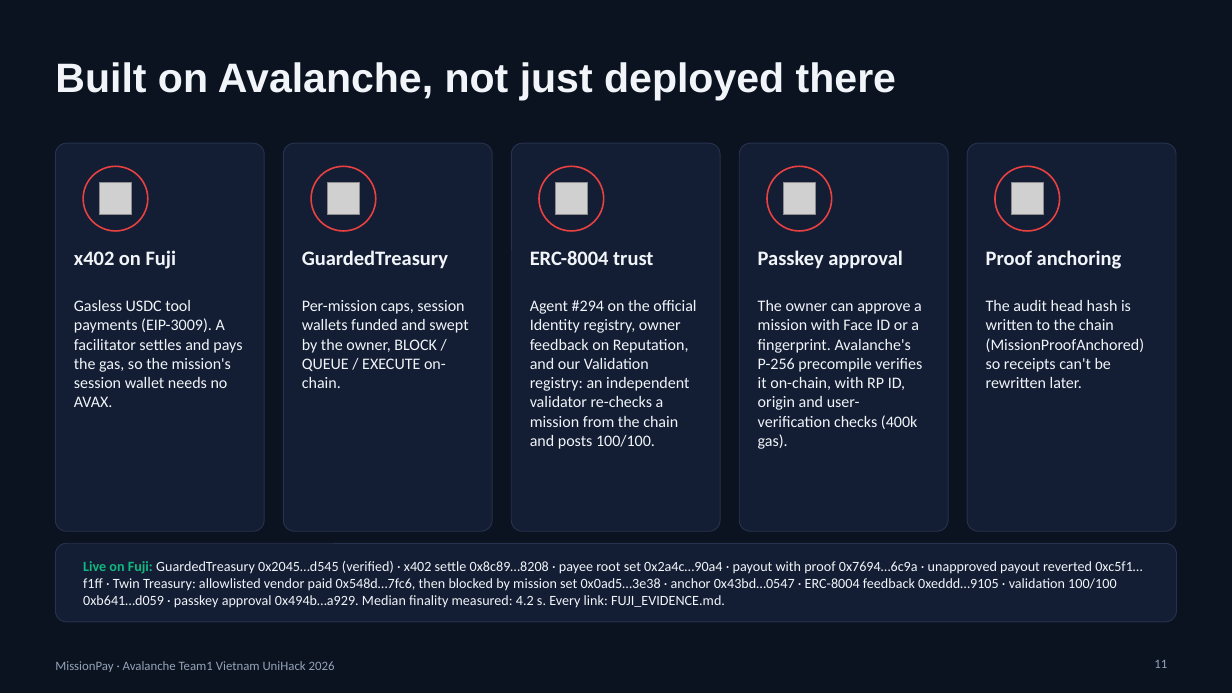
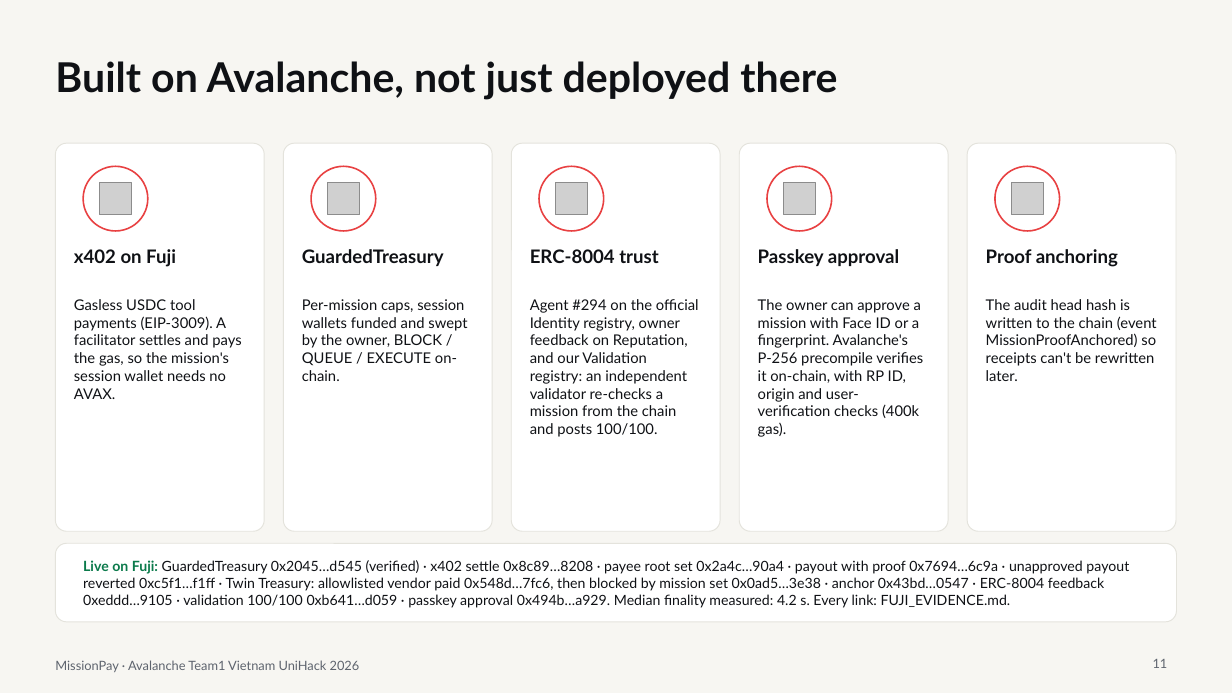
Before and after one commit to lenamkhanhh/UniHack, a slide deck: slide 11 of artifacts/submission-s1/MissionPay-pitch-deck-v2.pptx. Drawn at 1232x693 pixels with LibreOffice and Linux fonts; fonts in the diff are those of the drawing; grey boxes stand for pictures. Boxes give left, top, right and bottom in pixels: in the first picture for what was removed or moved away, otherwise in the second. Text is boxed around its words. In the diff, an @@ line names an element or a change of style, - is before the commit and + after.

```diff
--- a/artifacts/submission-s1/MissionPay-pitch-deck-v2.pptx
+++ b/artifacts/submission-s1/MissionPay-pitch-deck-v2.pptx
@@ background #0B1220 to #F7F6F2 @@
@@ title "Built on Avalanche, not just ..." at (x1=55, y1=61, x2=837, y2=100): font Arial to Lato, text colour #F1F5F9 to #0F1115 @@
@@ fill #131D33 to #FFFFFF in 5 elements at (x1=83, y1=166, x2=148, y2=231), (x1=311, y1=166, x2=376, y2=231), (x1=539, y1=166, x2=604, y2=231), (x1=767, y1=166, x2=832, y2=231), (x1=995, y1=166, x2=1060, y2=231) @@
@@ size 16 to 14.5 pt, font Calibri to Lato, text colour #F1F5F9 to #0F1115 in 5 elements at (x1=74, y1=249, x2=176, y2=267), (x1=302, y1=249, x2=444, y2=266), (x1=530, y1=249, x2=658, y2=263), (x1=758, y1=249, x2=899, y2=266), (x1=986, y1=249, x2=1118, y2=267) @@
@@ size 12.5 to 11.5 pt, font Calibri to Lato, text colour #F1F5F9 to #0F1115 in 4 elements at (x1=74, y1=299, x2=241, y2=399), (x1=302, y1=299, x2=467, y2=381), (x1=530, y1=299, x2=699, y2=437), (x1=758, y1=299, x2=923, y2=437) @@
@@ text at (x1=986, y1=299, x2=1157, y2=381): text changed; size 12.5 to 11.5 pt; font Calibri to Lato; text colour #F1F5F9 to #0F1115 @@
-The audit head hash is written to the chain (MissionProofAnchored) so receipts can't be rewritten later.
+The audit head hash is written to the chain (event MissionProofAnchored) so receipts can't be rewritten later.
@@ fill #131D33 to #FFFFFF; outline #26324D 0.75 pt to #E4E3DC 0.75 pt in 6 elements at (x1=55, y1=143, x2=264, y2=531), (x1=284, y1=143, x2=493, y2=531), (x1=511, y1=143, x2=720, y2=531), (x1=739, y1=143, x2=948, y2=531), (x1=968, y1=143, x2=1177, y2=531), (x1=55, y1=543, x2=1177, y2=622) @@
@@ text "Live on Fuji: GuardedTreasury 0x2045…d545 ..." at (x1=83, y1=560, x2=1129, y2=608): font Calibri to Lato, text colour #F1F5F9 to #0F1115; text colour #10B981 to #0B7A4B in "Live on Fuji:" @@
@@ text "MissionPay · Avalanche Team1 Vietnam ..." at (x1=55, y1=660, x2=360, y2=672): font Calibri to Lato, text colour #94A3B8 to #5E646E @@
@@ page number at (x1=1153, y1=659, x2=1168, y2=668): font Calibri to Lato, text colour #94A3B8 to #5E646E @@
```
Also in this commit, not shown: 13 other slides changed, 11 other files.
